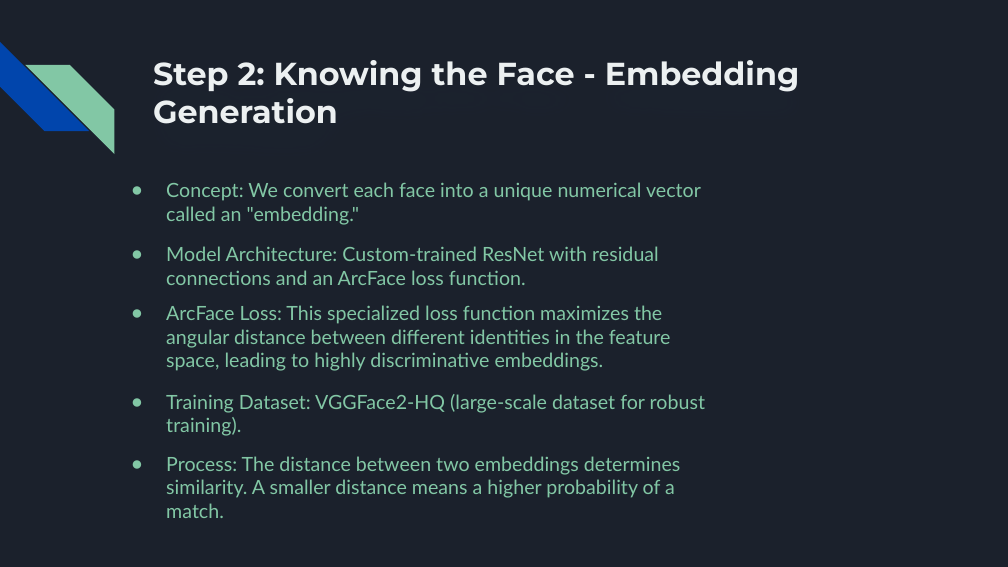
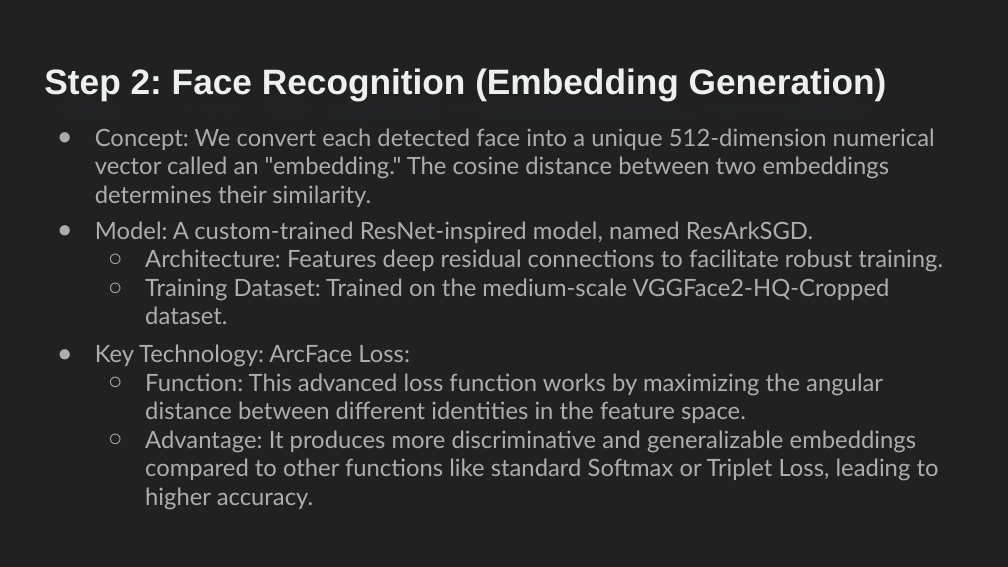
Before and after one commit to AhmedKamal75/Graduation_Project, a slide deck: slide 10 of Real-Time Face Recognition System with Custom-Trained Deep Learning Models.pptx (slide 8 before the commit). Drawn at 1008x567 pixels with LibreOffice and Linux fonts; fonts in the diff are those of the drawing. Boxes give left, top, right and bottom in pixels: in the first picture for what was removed or moved away, otherwise in the second. Text is boxed around its words. In the diff, an @@ line names an element or a change of style, - is before the commit and + after.

```diff
--- a/Real-Time Face Recognition System with Custom-Trained Deep Learning Models.pptx
+++ b/Real-Time Face Recognition System with Custom-Trained Deep Learning Models.pptx
@@ background #1B212C to #212121 @@
@@ diag stripe removed at (0, 42, 89, 131) @@
@@ diag stripe removed at (25, 65, 114, 153) @@
@@ title at (44, 68, 887, 100): text changed; size 22.7 to 25.2 pt; font Montserrat to Arial @@
-Step 2: Knowing the Face - Embedding Generation
+Step 2: Face Recognition (Embedding Generation)
@@ text at (95, 128, 935, 207): text changed; size 14 to 17 pt; text colour #82C7A5 to #ADADAD @@
-● Concept: We convert each face into a unique numerical vector called an "embedding."
+● Concept: We convert each detected face into a unique 512-dimension numerical vector called an "embedding." The cosine distance between two embeddings determines their similarity.
@@ text added at (95, 221, 943, 324), 17 pt, text #ADADAD @@
+● Model: A custom-trained ResNet-inspired model, named ResArkSGD.
+  ○ Architecture: Features deep residual connections to facilitate robust training.
+  ○ Training Dataset: Trained on the medium-scale VGGFace2-HQ-Cropped dataset.
@@ text removed at (166, 246, 659, 285) @@
-● Model Architecture: Custom-trained ResNet with residual connections and an ArcFace loss function.
@@ text removed at (166, 305, 671, 371) @@
-● ArcFace Loss: This specialized loss function maximizes the angular distance between different identities in the feature space, leading to highly discriminative embeddings.
@@ text added at (95, 344, 939, 481), 17 pt, text #ADADAD @@
+● Key Technology: ArcFace Loss:
+  ○ Function: This advanced loss function works by maximizing the angular distance between different identities in the feature space.
+  ○ Advantage: It produces more discriminative and generalizable embeddings compared to other functions like standard Softmax or Triplet Loss, leading to higher accuracy.
@@ text removed at (166, 394, 705, 436) @@
-● Training Dataset: VGGFace2-HQ (large-scale dataset for robust training).
@@ text removed at (166, 456, 680, 498) @@
-● Process: The distance between two embeddings determines similarity. A smaller distance means a higher probability of a match.
```
Also in this commit, not shown: 10 other slides changed, 11 slides added, 6 slides removed, 5 other files.
